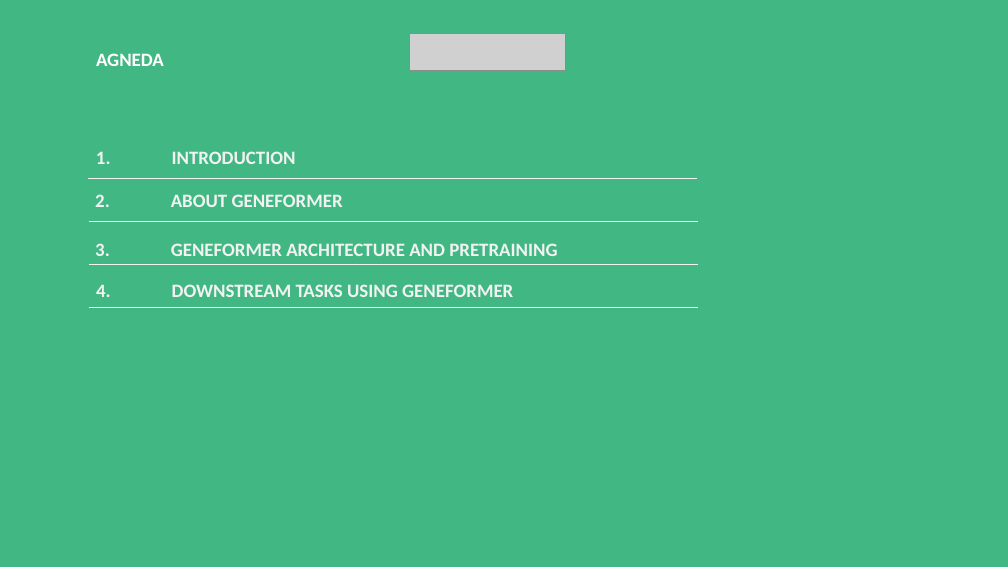
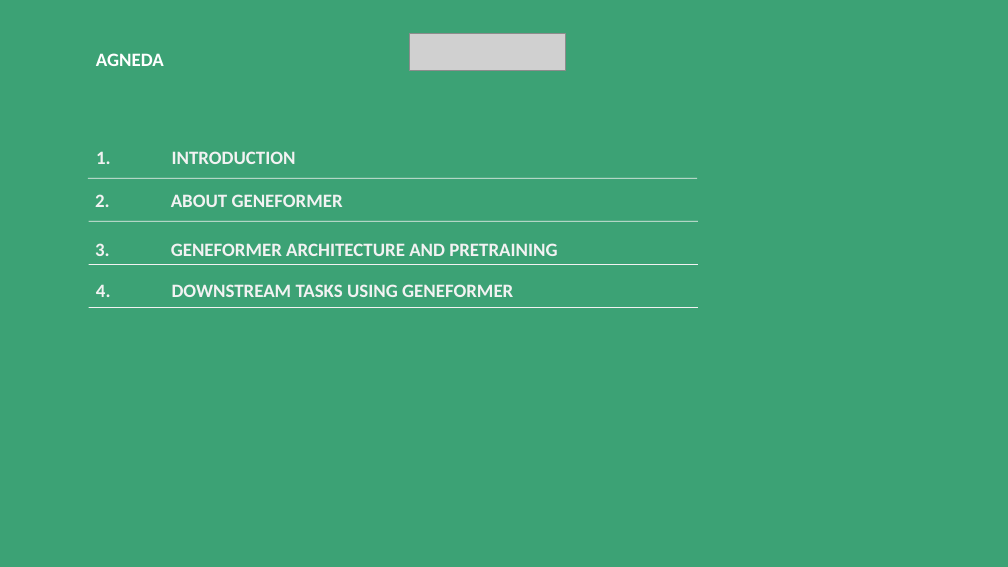
Before and after one commit to v-dev688/presentations, a slide deck: slide 4 of GENEFOREMER.pptx (slide 3 before the commit). Drawn at 1008x567 pixels with LibreOffice and Linux fonts; fonts in the diff are those of the drawing; grey boxes stand for pictures. Boxes give left, top, right and bottom in pixels: in the first picture for what was removed or moved away, otherwise in the second. Text is boxed around its words. In the diff, an @@ line names an element or a change of style, - is before the commit and + after.

```diff
--- a/GENEFOREMER.pptx
+++ b/GENEFOREMER.pptx
@@ background #41B883 to #3CA275 @@
@@ line (88, 178) - (697, 178): stroke #F2F2F2 0.5 pt to #F2F2F2 0.75 pt @@
@@ line (88, 222) - (698, 222): stroke #F2F2F2 0.5 pt to #F2F2F2 0.75 pt @@
@@ line (88, 265) - (698, 265): stroke #F2F2F2 0.5 pt to #F2F2F2 0.75 pt @@
@@ line (88, 308) - (698, 308): stroke #F2F2F2 0.5 pt to #F2F2F2 0.75 pt @@
```
Also in this commit, not shown: 6 other slides changed, 12 slides added, 7 slides removed.
